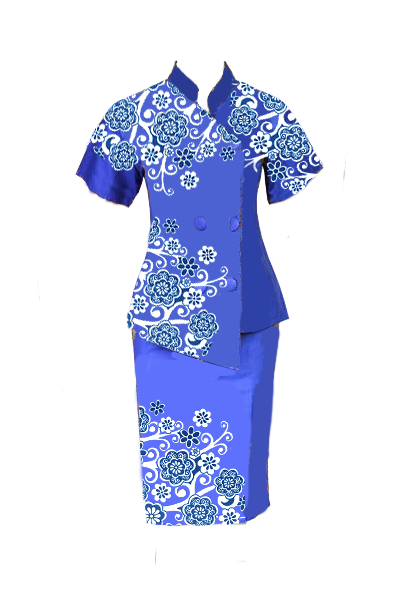
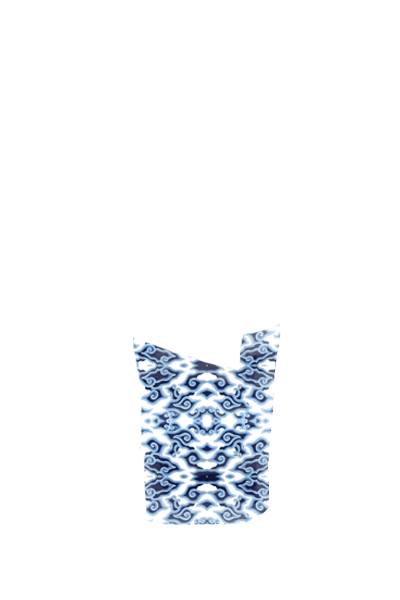
Comparing the layer stacks of the two 400 x 600 images. Changes:
added layer "desain2_3" above "desain1_2" over [133, 322, 281, 526]
moved "Layer 2 copy 2" into group "desain1_1" over [227, 78, 324, 196]
moved "Layer 2 copy 3" into group "desain1_1" over [86, 79, 242, 197]
moved "Layer 2 copy" into group "desain1_1" over [126, 215, 233, 359]
renamed "Layer 2" to "desain2_1", hid it over [139, 399, 246, 527]
hid "Layer 1" over [75, 60, 324, 372]
hid "sarimbit_2_5 copy" over [37, 60, 348, 568]
